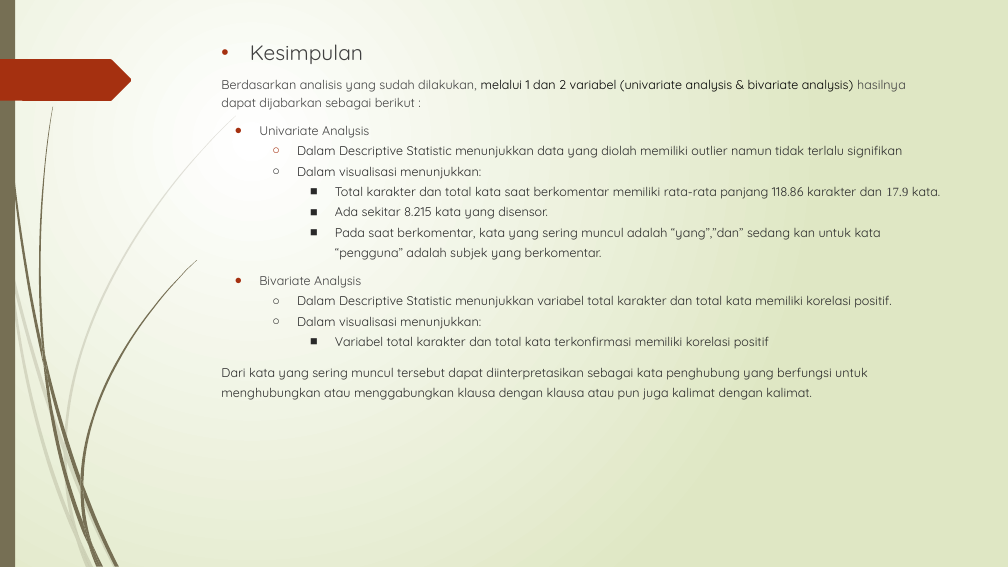
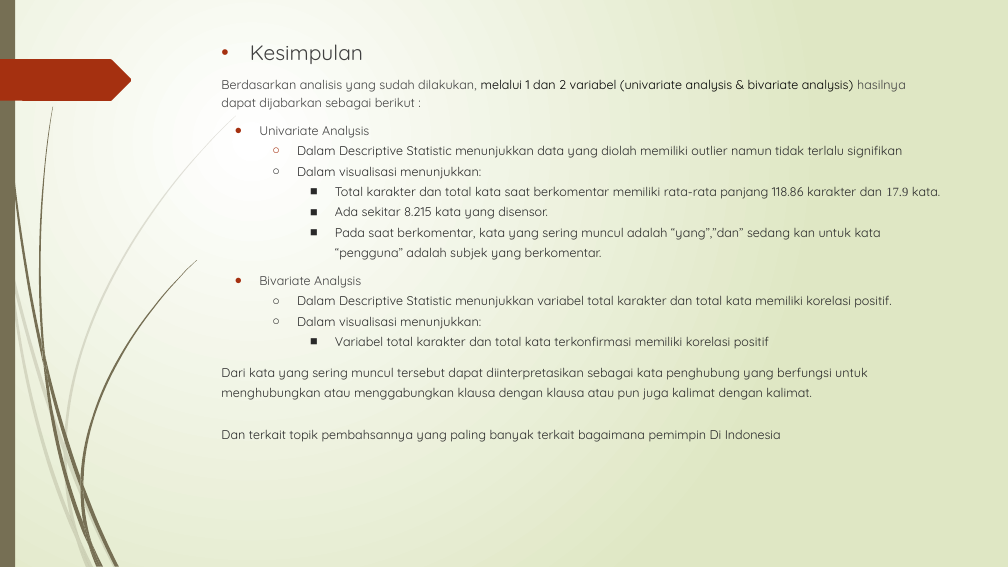
Before and after one commit to christadel27/2300944_09_ADE_hate-speech_Challenge-Gold, a slide deck: slide 7 of TUGAS GOLD CHALLENGE.pptx. Drawn at 1008x567 pixels with LibreOffice and Linux fonts; fonts in the diff are those of the drawing. Boxes give left, top, right and bottom in pixels: in the first picture for what was removed or moved away, otherwise in the second. Text is boxed around its words. In the diff, an @@ line names an element or a change of style, - is before the commit and + after.

Commit message:
Final Upload File

```diff
--- a/TUGAS GOLD CHALLENGE.pptx
+++ b/TUGAS GOLD CHALLENGE.pptx
@@ text at (x1=221, y1=430, x2=781, y2=442): paragraph added @@
+Dan terkait topik pembahsannya yang paling banyak terkait bagaimana pemimpin Di Indonesia
```
